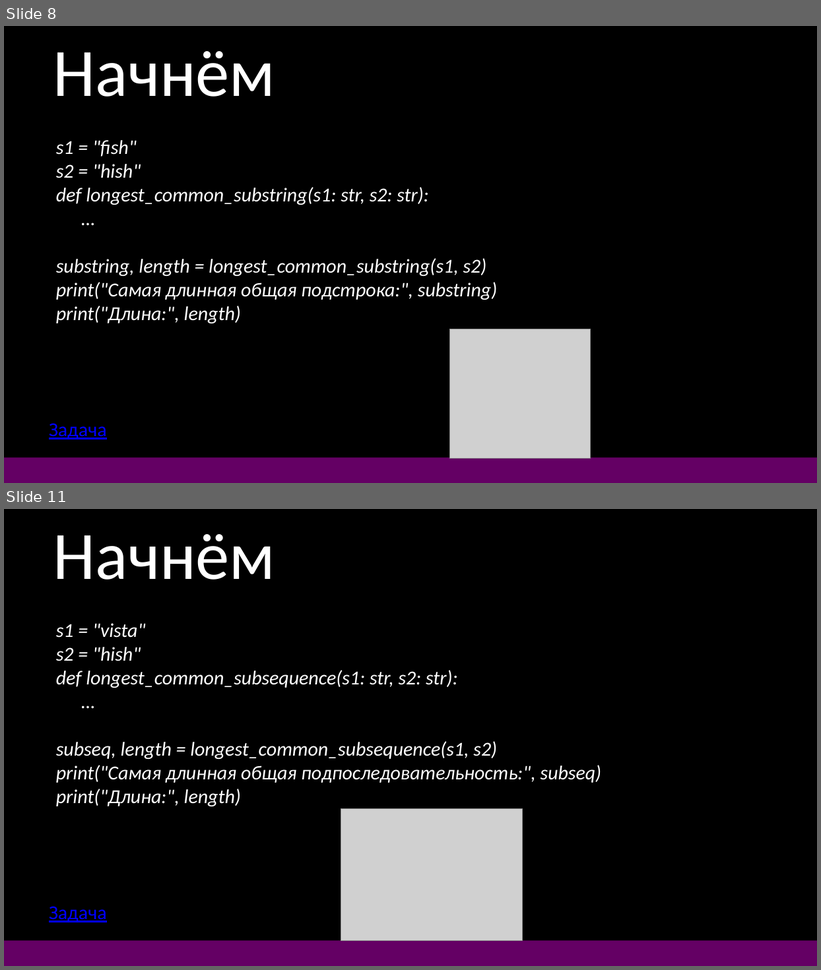
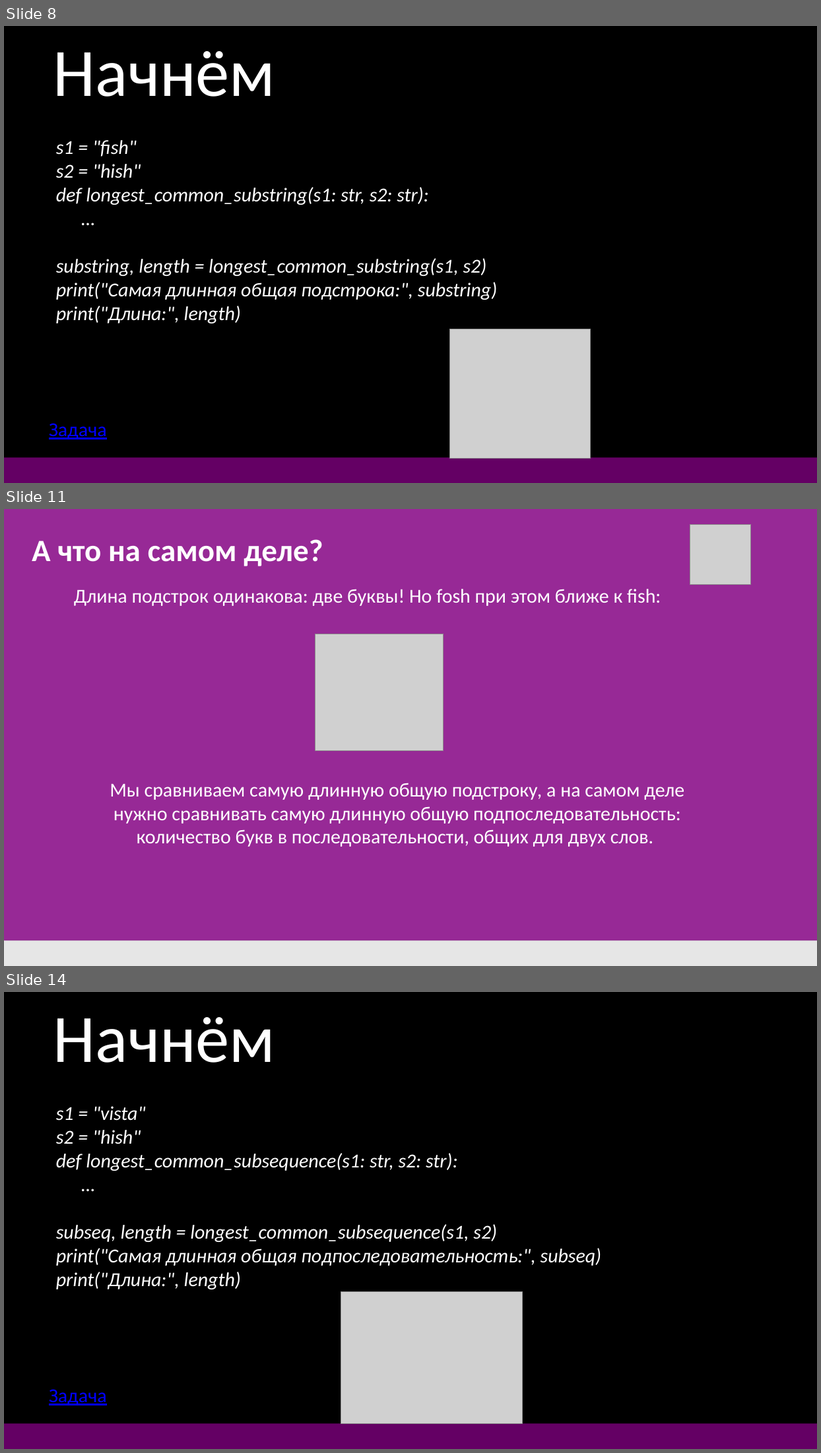
Before and after one commit to DonRobot-all/Algorithmic_training, a slide deck: 14. Самая длинная общая подстрока.pptx. Shown one above the other, each under a label of ours: slides 8 and 11 before the commit, slides 8, 11 and 14 after it; the slides between them are not shown. The pictures are 821x970 and 821x1453 pixels, drawn with LibreOffice and Linux fonts; fonts in the diff are those of the drawing; grey boxes stand for pictures. Boxes give left, top, right and bottom in pixels: in the first picture for what was removed or moved away, otherwise in the second. Text is boxed around its words. In the diff, an @@ line names an element or a change of style, - is before the commit and + after.

```diff
--- a/14. Самая длинная общая подстрока.pptx
+++ b/14. Самая длинная общая подстрока.pptx
@@ slide 11 added at box(4, 509, 817, 966), background #972996 @@
@@ picture added at box(690, 524, 751, 584) @@
@@ text added at box(32, 539, 323, 566), 44 pt, text #FFFFFF, bold @@
+А что на самом деле?
@@ text added at box(74, 589, 661, 606), 28 pt, text #FFFFFF @@
+Длина подстрок одинакова: две буквы! Но fosh при этом ближе к fish:
@@ picture added at box(316, 634, 444, 751) @@
@@ text added at box(110, 783, 684, 847), 28 pt, text #FFFFFF @@
+Мы сравниваем самую длинную общую подстроку, а на самом деле нужно сравнивать самую длинную общую подпоследовательность: количество букв в последовательности, общих для двух слов.
@@ rectangle added at box(4, 941, 817, 966), fill #E6E6E6 @@
@@ what was slide 11 is now slide 14 @@
```
Also in this commit, not shown: 1 slide changed, 4 other slides added, 1 slide removed, 11 other files.
